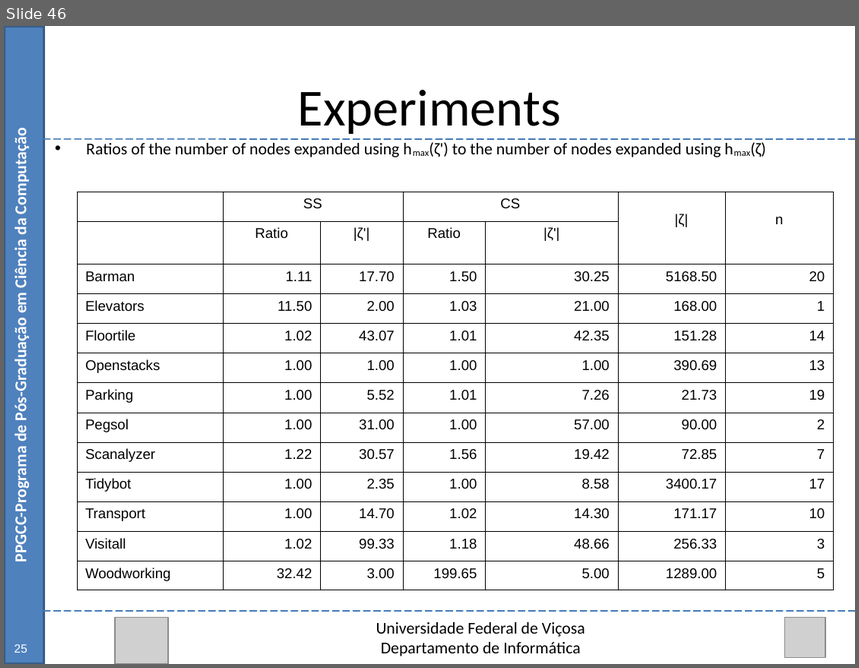
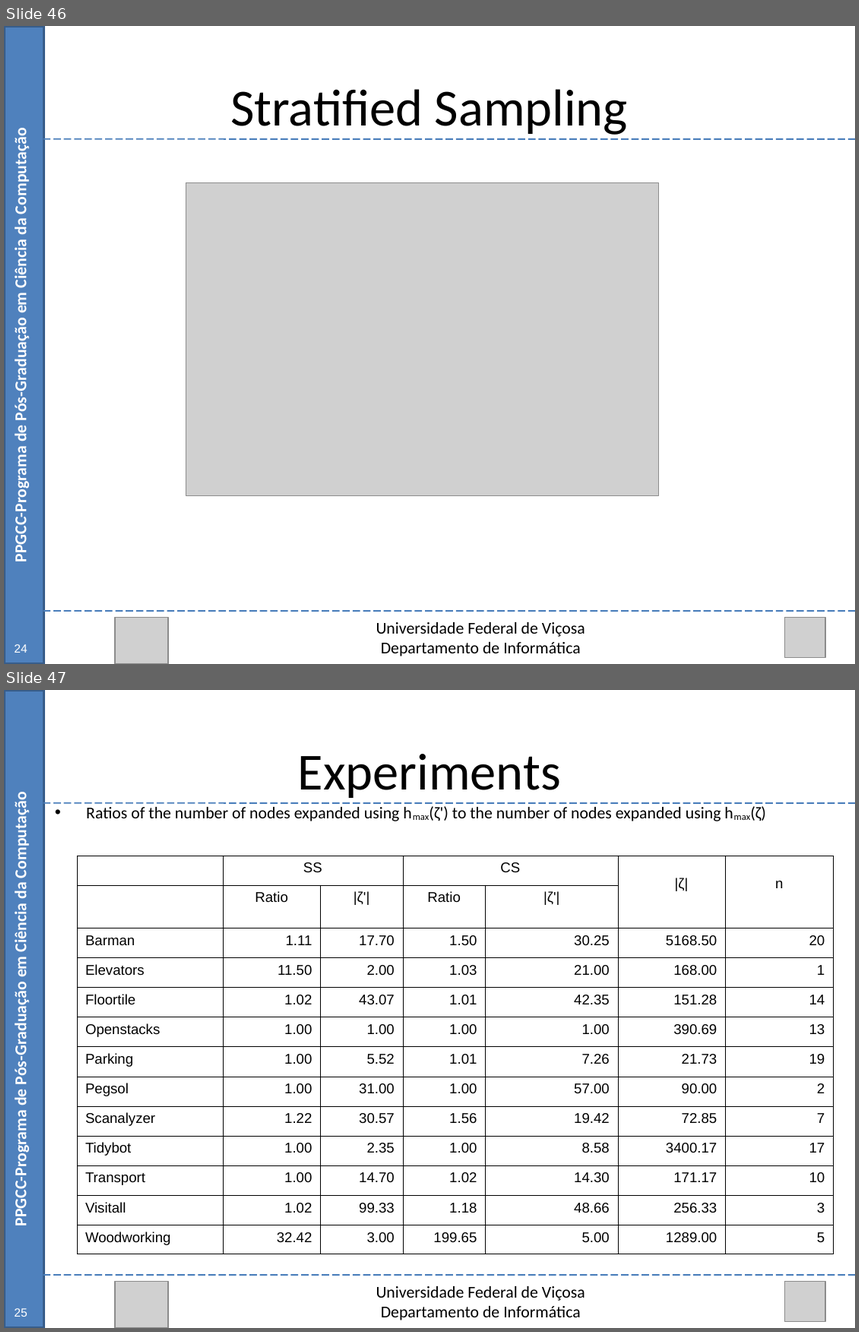
Before and after one commit to Marvinsky/research-marvin, a slide deck: latex/odp/dissertation_v1.odp. Shown one above the other, each under a label of ours: slide 46 before the commit, slides 46 and 47 after it. The pictures are 859x668 and 859x1332 pixels, drawn with LibreOffice and Linux fonts; fonts in the diff are those of the drawing; grey boxes stand for pictures. Boxes give left, top, right and bottom in pixels: in the first picture for what was removed or moved away, otherwise in the second. Text is boxed around its words. In the diff, an @@ line names an element or a change of style, - is before the commit and + after.

```diff
--- a/latex/odp/dissertation_v1.odp
+++ b/latex/odp/dissertation_v1.odp
@@ slide 46 added at (4, 26, 855, 664), background #FFFFFF @@
@@ rectangle added at (4, 26, 44, 664), fill #4F81BD, outline #385D8A 2.01 pt @@
@@ text added at (230, 89, 628, 135), 44 pt, text #000000 @@
+Stratified Sampling
@@ text added at (11, 137, 31, 560), 14 pt, text #FFFFFF, bold @@
+PPGCC-Programa de Pós-Graduação em Ciência da Computação
@@ line added from (44, 139) to (855, 139), #4A7EBB 1.25 pt @@
@@ picture added at (186, 183, 658, 496) @@
@@ line added from (44, 612) to (855, 612), #4A7EBB 1.25 pt @@
@@ picture added at (115, 617, 167, 664) @@
@@ picture added at (785, 617, 826, 658) @@
@@ text added at (376, 623, 585, 657), 14 pt, text #000000 @@
+Universidade Federal de Viçosa
+Departamento de Informática
@@ text added at (14, 645, 27, 653), 10 pt, text #FFFFFF @@
+24
@@ what was slide 46 is now slide 47 @@
```
Also in this commit, not shown: 21 slides changed.
